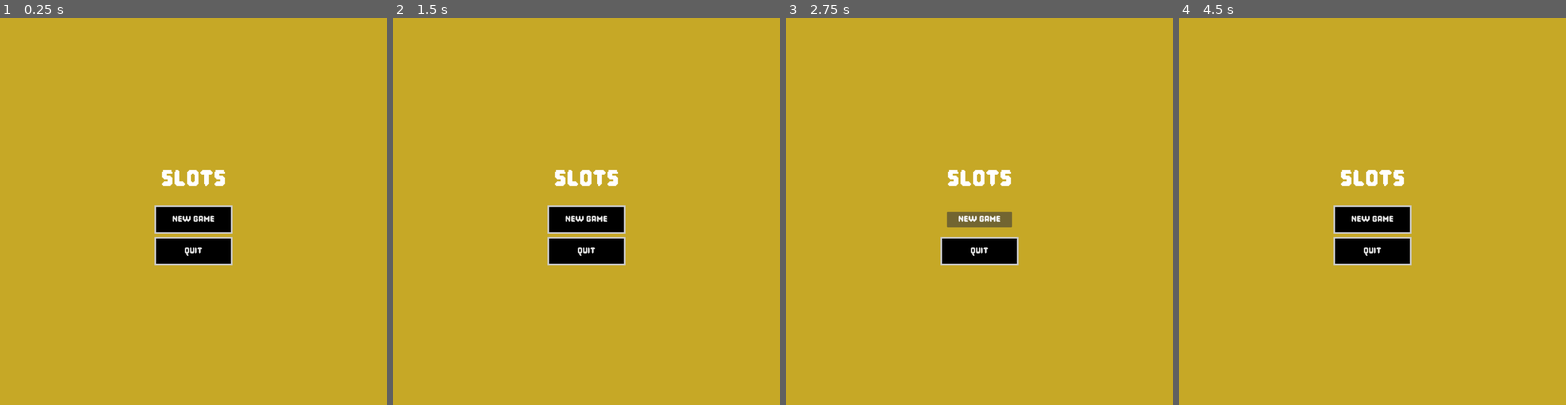
Above: before the commit, frames 1-4 (left to right).
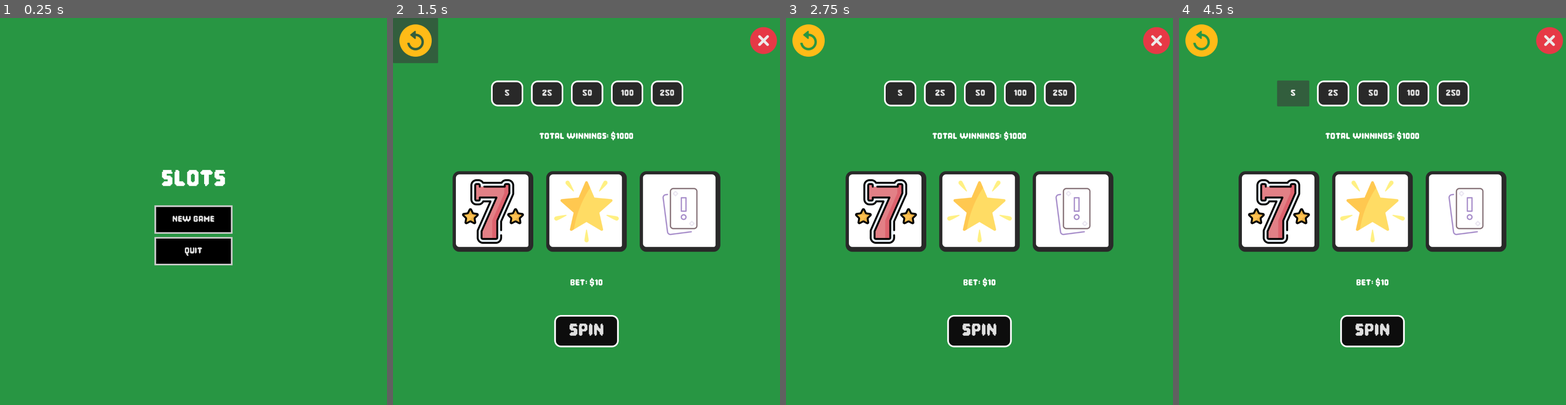
Above: after the commit, the same moments.

Repository: ankit-suman-07/GODOT_Slots
Game: Godot game, scene res://scenes/main_menu.tscn
Same seed, same stepped clock (60 frames per second), same inputs: the game is played once before the commit and once after it. Before the commit the project has no main scene; this scene is started directly in both runs.
Inputs (mouse positions are in pixels of both pictures, inside the frame that each line leads up to):
- Up to frame 1 (0.25 s): no input
- Up to frame 2 (1.5 s): click "New Game" at 0.5 s; click (416, 41) at 1.27 s
- Up to frame 3 (2.75 s): click (979, 219) at 2 s, where only the run before the commit has a clickable "New Game"
- Up to frame 4 (4.5 s): click (1202, 41) at 2.77 s; click (1202, 41) at 3.52 s; click (1295, 95) at 4.25 s, where only the run after the commit has a clickable "5"

The runs differ from the first frame. In frame 1, 97% of the frame differs, in the area x 0-100%, y 0-100%; in frame 2, 100%; in frame 3, 100%; in frame 4, 100%.

Commit message:
Connect main menu to game screen scene

Diff:
--- a/project.godot
+++ b/project.godot
@@ -11,6 +11,7 @@
 [application]
 
 config/name="Slots"
+run/main_scene="uid://c5i4235j2bgpq"
 config/features=PackedStringArray("4.6", "GL Compatibility")
 config/icon="res://icon.svg"
 
@@ -28,4 +29,4 @@
 rendering_device/driver.windows="d3d12"
 renderer/rendering_method="gl_compatibility"
 renderer/rendering_method.mobile="gl_compatibility"
-environment/defaults/default_clear_color=Color(0.7768683, 0.65700024, 0.14790049, 1)
+environment/defaults/default_clear_color=Color(0.15578818, 0.58952886, 0.26261118, 1)
--- a/scenes/main_menu.tscn
+++ b/scenes/main_menu.tscn
@@ -1,5 +1,6 @@
 [gd_scene format=3 uid="uid://c5i4235j2bgpq"]
 
+[ext_resource type="Script" uid="uid://cx1cmwus5c1tx" path="res://scripts/main_menu.gd" id="1_ekxnf"]
 [ext_resource type="FontFile" uid="uid://chx6dye232i65" path="res://assets/fonts/Pixel Game.otf" id="1_l6cm7"]
 
 [sub_resource type="StyleBoxFlat" id="StyleBoxFlat_l6cm7"]
@@ -20,6 +21,7 @@
 anchor_bottom = 1.0
 grow_horizontal = 2
 grow_vertical = 2
+script = ExtResource("1_ekxnf")
 
 [node name="CenterContainer" type="CenterContainer" parent="." unique_id=850163551]
 layout_mode = 1
@@ -53,3 +55,6 @@
 theme_override_font_sizes/font_size = 36
 theme_override_styles/normal = SubResource("StyleBoxFlat_l6cm7")
 text = "Quit"
+
+[connection signal="pressed" from="CenterContainer/VBoxContainer/PlayGame" to="." method="_on_play_game_pressed"]
+[connection signal="pressed" from="CenterContainer/VBoxContainer/Exit" to="." method="_on_exit_pressed"]
--- a/scripts/game_screen.gd
+++ b/scripts/game_screen.gd
@@ -59,10 +59,10 @@
 
 
 func _on_restart_btn_pressed() -> void:
-	print("Restart")
+	get_tree().reload_current_scene()
 
 
 
 
 func _on_close_btn_pressed() -> void:
-	print("Close")
+	get_tree().change_scene_to_file("res://scenes/main_menu.tscn")
--- /dev/null
+++ b/scripts/main_menu.gd
@@ -0,0 +1,21 @@
+extends Control
+
+
+# Called when the node enters the scene tree for the first time.
+func _ready() -> void:
+	pass # Replace with function body.
+
+
+# Called every frame. 'delta' is the elapsed time since the previous frame.
+func _process(delta: float) -> void:
+	pass
+
+
+
+func _on_play_game_pressed() -> void:
+	get_tree().change_scene_to_file("res://scenes/game_screen.tscn")
+
+
+
+func _on_exit_pressed() -> void:
+	get_tree().quit()
Not shown, added: scripts/main_menu.gd.uid
